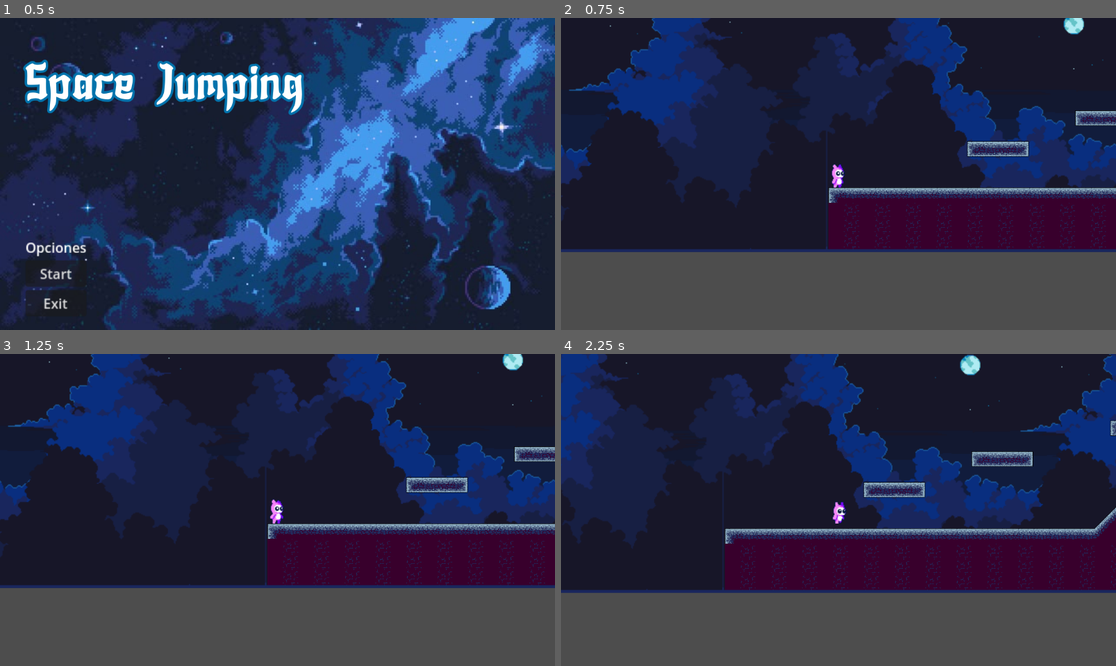
Above: before the commit, frames 1-4 (two rows, left to right).
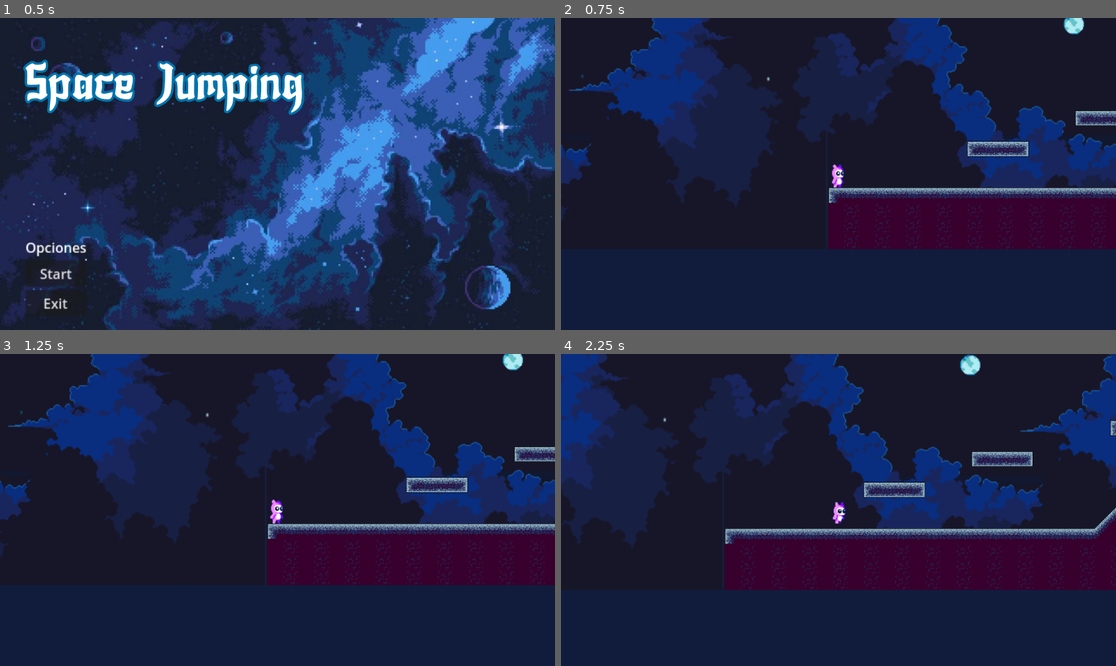
Above: after the commit, the same moments.

Repository: AdriiRo/mijuego
Game: Godot game, scene res://menu/menu.tscn
The game is run twice, just before and just after one commit, with the same random seed, the same clock (stepped at 60 frames per second) and the same inputs.
Inputs:
- Up to frame 1 (0.5 s): no input
- Up to frame 2 (0.75 s): click "Start" at 0.5 s
- Up to frame 3 (1.25 s): no input
- Up to frame 4 (2.25 s): tap Enter at 1.25 s; hold D (mover_derecha) from 1.28 s (still down); tap Space (saltar) at 1.52 s

Frame 1 is identical in both runs. In frame 2, 26% of the frame differs, in the area x 0-100%, y 1-100%; in frame 3, 26%; in frame 4, 24%.

Commit message:
Prueba cambio altura fondo

Diff:
--- a/background/background.tscn
+++ b/background/background.tscn
@@ -13,6 +13,12 @@
 [node name="1" type="Sprite2D" parent="ParallaxLayer"]
 position = Vector2(-1, -1)
 scale = Vector2(2.00174, 2.01852)
+texture = ExtResource("1_yrgc4")
+centered = false
+
+[node name="1" type="Sprite2D" parent="ParallaxLayer/1"]
+position = Vector2(-1, -218.477)
+scale = Vector2(2.00867, 2.68975)
 texture = ExtResource("1_yrgc4")
 centered = false
 
